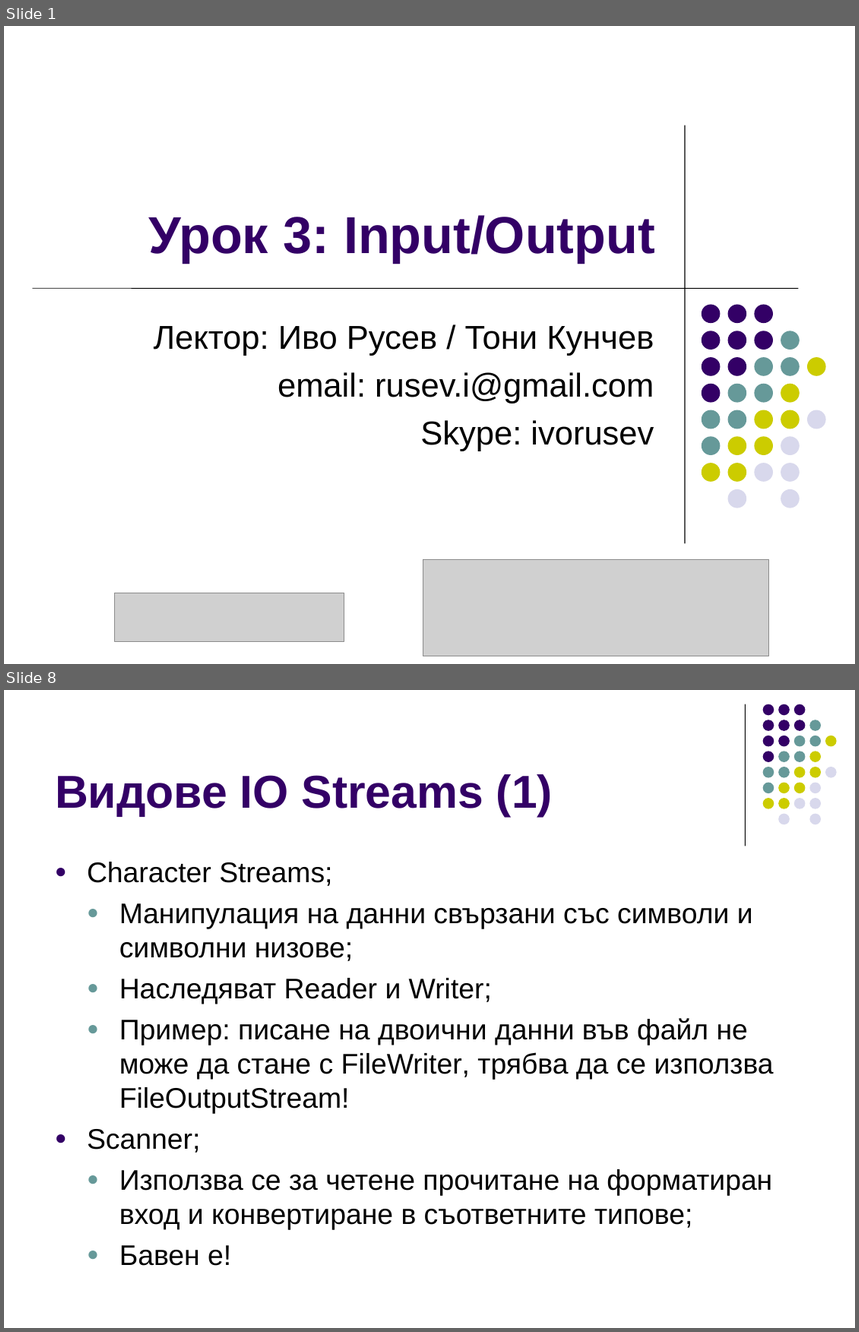
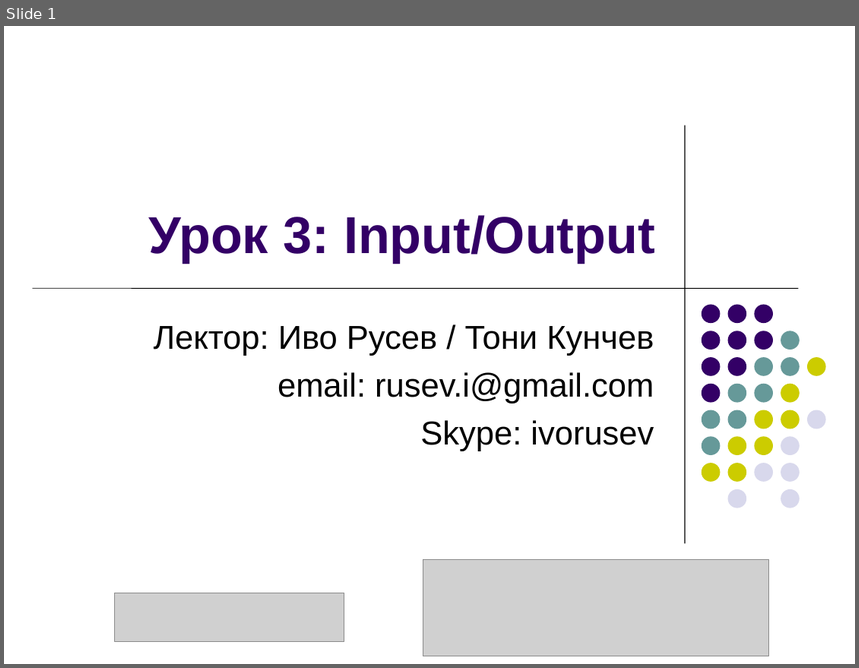
Before and after one commit to ivorusev/startup-factory-java-course, a slide deck: slides/5-Serialization+Maven.ppt. Shown one above the other, each under a label of ours: slides 1 and 8 before the commit, slide 1 after it; the slides between them are not shown. The pictures are 859x1332 and 859x668 pixels, drawn with LibreOffice and Linux fonts; fonts in the diff are those of the drawing; grey boxes stand for pictures. Boxes give left, top, right and bottom in pixels: in the first picture for what was removed or moved away, otherwise in the second. Text is boxed around its words. In the diff, an @@ line names an element or a change of style, - is before the commit and + after.

```diff
--- a/slides/5-Serialization+Maven.ppt
+++ b/slides/5-Serialization+Maven.ppt
@@ slide 8 removed at box(4, 690, 855, 1328), background #FFFFFF @@
@@ line removed from (746, 704) to (746, 846) @@
@@ title removed at box(55, 774, 553, 817) @@
-Видове IO Streams (1)
@@ group removed at box(763, 704, 836, 825): 31 ellipses @@
@@ text removed at box(87, 862, 774, 1266) @@
-● Character Streams;
-  ● Манипулация на данни свързани със символи и символни низове;
-  ● Наследяват Reader и Writer;
-  ● Пример: писане на двоични данни във файл не може да стане с FileWriter, трябва да се използва FileOutputStream!
-● Scanner;
-  ● Използва се за четене прочитане на форматиран вход и конвертиране в съответните типове;
-  ● Бавен е!
```
Also in this commit, not shown: 3 slides changed, 6 slides added, 8 other slides removed, 1 other file.
